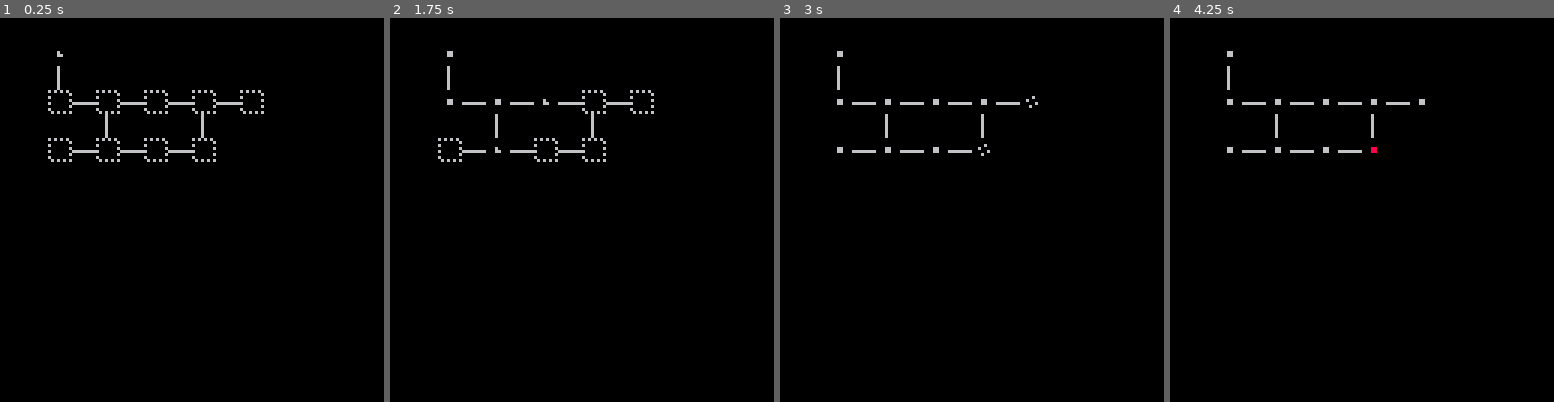
Above: before the commit, frames 1-4 (left to right).
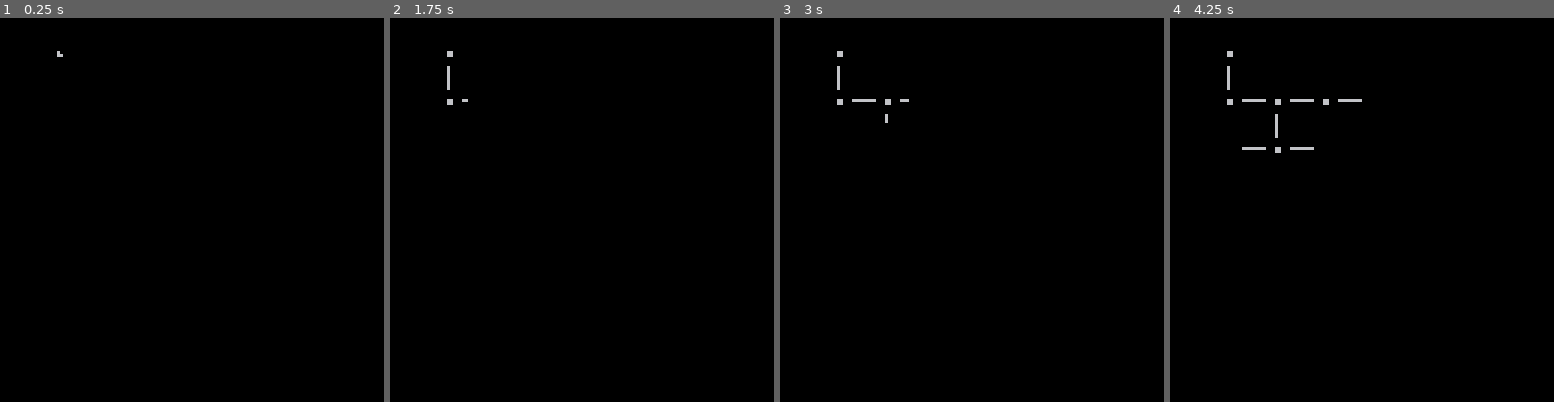
Above: after the commit, the same moments.

Repository: wesen/carts
Game: PICO-8 cartridge pico-go.p8
Two runs of this game, one before a commit and one after it. Both use one fixed random seed, a clock stepped at 60 frames per second and the inputs below.
Inputs:
- Up to frame 1 (0.25 s): no input
- Up to frame 2 (1.75 s): no input
- Up to frame 3 (3 s): no input
- Up to frame 4 (4.25 s): no input

The runs differ from the first frame. In frame 1, 1.3% of the frame differs, in the area x 12-69%, y 12-38%; in frame 2, 0.9%; in frame 3, 0.7%; in frame 4, 0.8%.

Commit message:
Animate links

Diff:
--- a/pico-go.p8
+++ b/pico-go.p8
@@ -159,10 +159,11 @@
  return {v%16,flr(v/16)}
 end
 
+-- node
 class_node=class(function(self,x,y)
  self.x=x
  self.y=y
- self.spr=1
+ self.spr=15
  self.is_goal=false
  self.initialized=false
 end)
@@ -174,25 +175,44 @@
 function class_node:initialize()
  if (self.initialized) return
  local sprs={16,17,18,19}
+  self.initialized=true
  if (self.is_goal) sprs[4]=20
  animate(self,sprs,0.1,function()
-  self.initialized=true
   for n in all(board:get_neighbors(self.x,self.y)) do
-   printh("neighbor "..n:str())
-   n:initialize()
+   local f=function()
+    n:initialize()
+   end
+   if (n.x < self.x) board.links[v_idx(self.x-1,self.y)]:initialize(true,f)
+   if (n.x > self.x) board.links[v_idx(self.x+1,self.y)]:initialize(false,f)
+   if (n.y < self.y) board.links[v_idx(self.x,self.y-1)]:initialize(false,f)
+   if (n.y > self.y) board.links[v_idx(self.x,self.y+1)]:initialize(true,f)
   end
  end)
 end
 
-class_link=class(function(self)
+-- link
+class_link=class(function(self,x,y,is_v)
+ self.x=x
+ self.y=y
+ self.is_v=is_v
+ self.spr=15
  self.initialized=false
 end)
 
+function class_link:initialize(flip_spr,cb)
+ if (self.initialized) return
+ self.initialized=true
+ self.flip_spr=flip_spr
+ local sprs={32,33,34,35}
+ if (self.is_v) sprs={36,37,38,39}
+ animate(self,sprs,0.1,cb)
+end
+
+--board
 class_board=class(function(self)
  self.nodes={}
  self.enemies={}
- self.hlinks={}
- self.vlinks={}
+ self.links={}
  for x=0,15 do
   for y=0,15 do
    local m=mget(x,y)
@@ -209,31 +229,22 @@
     if band(f,4)==4 then
      self.start_node=n
     end
-   elseif m==2 then
-    self.hlinks[v]=true
-   elseif m==3 then
-    printh("add vlink "..tostr(v))
-    self.vlinks[v]=true
+   elseif m==2 or m==3 then
+    local l=class_link.init(x,y,m==3)
+    self.links[v]=l
    end
   end
- end
- for k,v in pairs(self.vlinks) do
-  printh("vlink2 "..tostr(k).." "..tostr(v))
  end
 
  self.start_node:initialize()
 end)
 
 function class_board:get_neighbors(x,y)
- printh("vlinks "..tostr(self.vlinks))
  local res={}
- printh("get neighbors "..tostr(x)..","..tostr(y))
- local v=v_idx(x,y+1)
- printh("vlink "..tostr(v).." "..tostr(self.vlinks[v_idx(x,y+1)]))
- if (self.hlinks[v_idx(x-1,y)]) add(res,self.nodes[v_idx(x-2,y)])
- if (self.hlinks[v_idx(x+1,y)]) add(res,self.nodes[v_idx(x+2,y)])
- if (self.vlinks[v_idx(x,y-1)]) add(res,self.nodes[v_idx(x,y-2)])
- if (self.vlinks[v_idx(x,y+1)]) add(res,self.nodes[v_idx(x,y+2)])
+ if (self.links[v_idx(x-1,y)]!=nil) add(res,self.nodes[v_idx(x-2,y)])
+ if (self.links[v_idx(x+1,y)]!=nil) add(res,self.nodes[v_idx(x+2,y)])
+ if (self.links[v_idx(x,y-1)]!=nil) add(res,self.nodes[v_idx(x,y-2)])
+ if (self.links[v_idx(x,y+1)]!=nil) add(res,self.nodes[v_idx(x,y+2)])
  return res
 end
 
@@ -241,13 +252,10 @@
  for v,n in pairs(self.nodes) do
   spr(n.spr,n.x*8,n.y*8)
  end
- for v,n in pairs(self.hlinks) do
-  local pos=idx_v(v)
-  spr(2,pos[1]*8,pos[2]*8)
- end
- for v,n in pairs(self.vlinks) do
-  local pos=idx_v(v)
-  spr(3,pos[1]*8,pos[2]*8)
+ for v,l in pairs(self.links) do
+  local flip_v=not (l.is_v and l.flip_spr)
+  local flip_h=(not l.is_v) and l.flip_spr
+  spr(l.spr,l.x*8,l.y*8,1,1,flip_h,flip_v)
  end
 end
 
@@ -301,14 +309,14 @@
 00000000000000000006000000000000000000000000000000000000000000000000000000000000000000000000000000000000000000000000000000000000
 00000000000000000000000000000000000000000000000000000000000000000000000000000000000000000000000000000000000000000000000000000000
 00000000000000000000000000000000000000000000000000000000000000000000000000000000000000000000000000000000000000000000000000000000
-00000000000000000000000000000000000000000000000000000000000000000000000000000000000000000000000000000000000000000000000000000000
-00000000000000000000000000000000000000000000000000000000000000000000000000000000000000000000000000000000000000000000000000000000
-00000000000000000000000000000000000000000000000000000000000000000000000000000000000000000000000000000000000000000000000000000000
-00000000000000000000000000000000000000000000000000000000000000000000000000000000000000000000000000000000000000000000000000000000
-00000000000000000000000000000000000000000000000000000000000000000000000000000000000000000000000000000000000000000000000000000000
-00000000000000000000000000000000000000000000000000000000000000000000000000000000000000000000000000000000000000000000000000000000
-00000000000000000000000000000000000000000000000000000000000000000000000000000000000000000000000000000000000000000000000000000000
-00000000000000000000000000000000000000000000000000000000000000000000000000000000000000000000000000000000000000000000000000000000
+00000000000000000000000000000000000600000006000000060000000600000000000000000000000000000000000000000000000000000000000000000000
+00000000000000000000000000000000000000000006000000060000000600000000000000000000000000000000000000000000000000000000000000000000
+00000000000000000000000000000000000000000000000000060000000600000000000000000000000000000000000000000000000000000000000000000000
+00000000000000000000000000000000000000000000000000000000000600000000000000000000000000000000000000000000000000000000000000000000
+60000000660000006660000066666666000000000000000000000000000600000000000000000000000000000000000000000000000000000000000000000000
+00000000000000000000000000000000000000000000000000000000000600000000000000000000000000000000000000000000000000000000000000000000
+00000000000000000000000000000000000000000000000000000000000600000000000000000000000000000000000000000000000000000000000000000000
+00000000000000000000000000000000000000000000000000000000000600000000000000000000000000000000000000000000000000000000000000000000
 00000000000000000000000000000000000000000000000000000000000000000000000000000000000000000000000000000000000000000000000000000000
 00000000000000000000000000000000000000000000000000000000000000000000000000000000000000000000000000000000000000000000000000000000
 00000000000000000000000000000000000000000000000000000000000000000000000000000000000000000000000000000000000000000000000000000000
